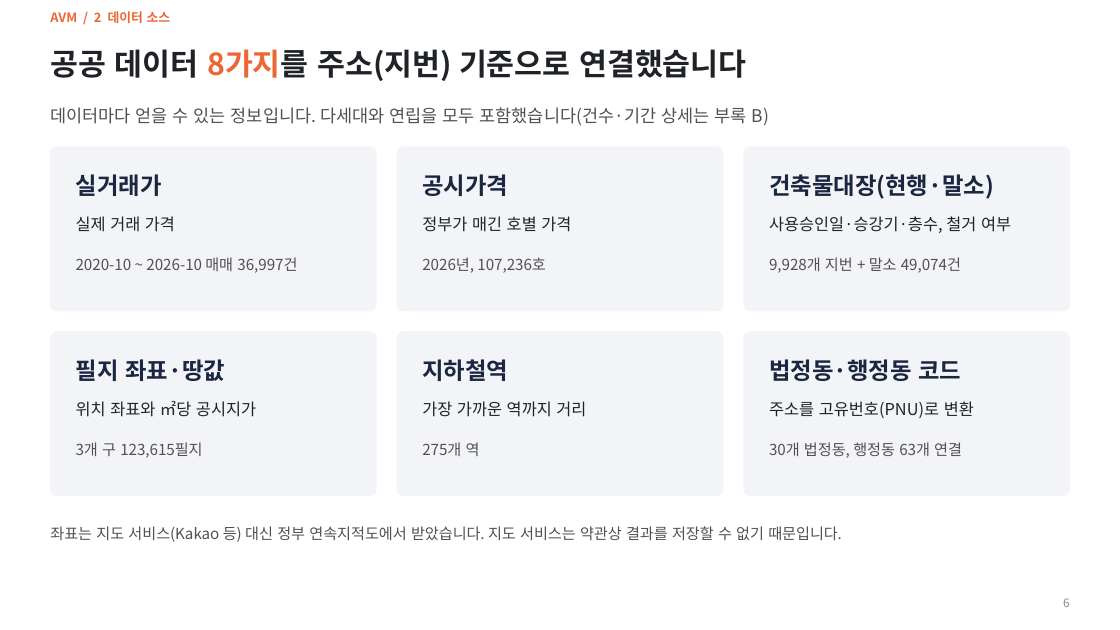
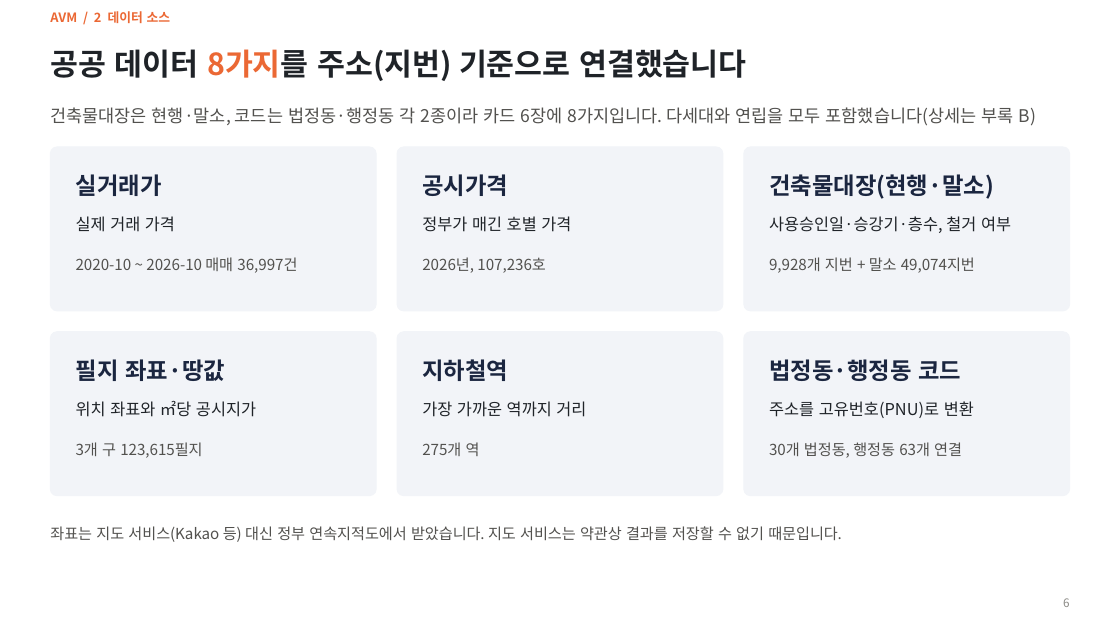
Before and after one commit to KimInSeok-DA/DA_Seoul_Villa_AVM, a slide deck: slide 6 of presentation/AVM_발표.pptx. Drawn at 1120x630 pixels with LibreOffice and Linux fonts; fonts in the diff are those of the drawing. Boxes give left, top, right and bottom in pixels: in the first picture for what was removed or moved away, otherwise in the second. Text is boxed around its words. In the diff, an @@ line names an element or a change of style, - is before the commit and + after.

```diff
--- a/presentation/AVM_발표.pptx
+++ b/presentation/AVM_발표.pptx
@@ text at [50, 107, 1036, 126]: text changed @@
-데이터마다 얻을 수 있는 정보입니다. 다세대와 연립을 모두 포함했습니다(건수·기간 상세는 부록 B)
+건축물대장은 현행·말소, 코드는 법정동·행정동 각 2종이라 카드 6장에 8가지입니다. 다세대와 연립을 모두 포함했습니다(상세는 부록 B)
@@ text at [769, 257, 975, 273]: text changed @@
-9,928개 지번 + 말소 49,074건
+9,928개 지번 + 말소 49,074지번
```
Also in this commit, not shown: 12 other slides changed, 7 other files.
